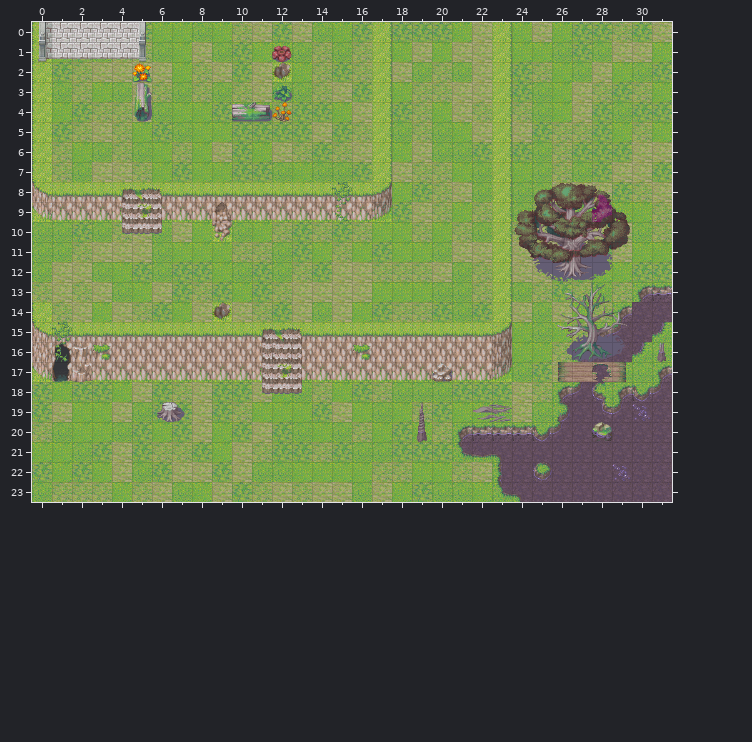
Tiled map: res/map/map-2.tmx. The picture above is the old version.
Cells are 32x32 px. Shown: x 0..31, y 0..23.
Once edited:
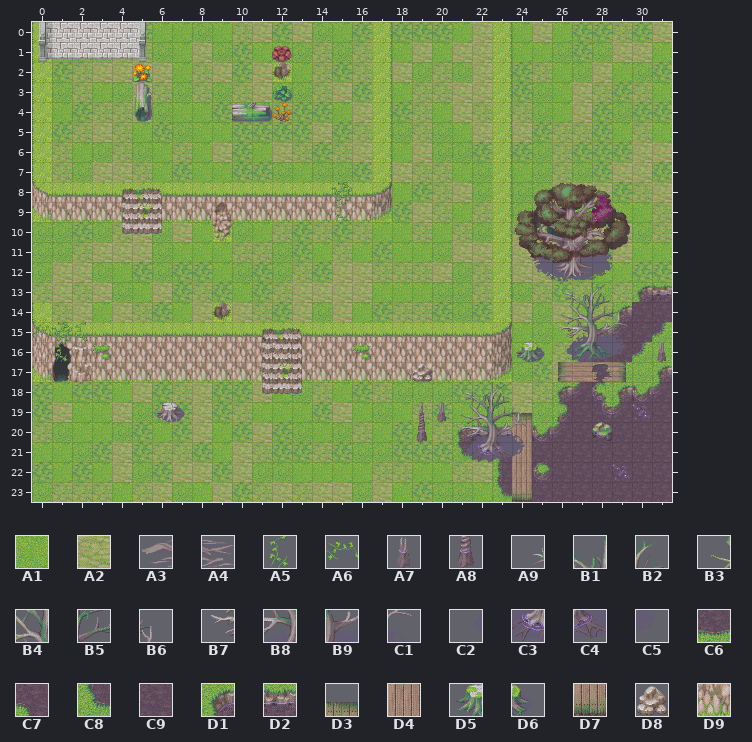
Key: from "tileset": A1 552, A2 556, A3 616, A4 617, A5 654, A6 654 turned 90, A7 684, A8 685, A9 716, B1 717, B2 718, B3 748, B4 749, B5 750, B6 751, B7 780, B8 781, B9 782, C1 783, C2 812, C3 813, C4 814, C5 815, C6 841, C7 842, C8 844, C9 873, D1 876, D2 905, D3 911, D4 943, D5 973, D6 974, D7 975, D8 1353, D9 1358.
__ is an empty cell.
Tiles replaced or removed in this view: A1, A2, A3, A4, C6, C7, C8, C9, D1, D2, D8, D9.
Changes in this commit:
Changed rows in their new state; .. is an unchanged cell.
Layer "floor-2":
first column x 19:
17 D9 .. .. .. .. ..
19 .. .. .. .. .. D3
20 .. .. .. .. .. D4
21 .. .. .. .. .. D4
Layer "block-1":
first column x 19:
16 .. .. .. .. .. D5 D6
17 D8 .. .. .. .. .. ..
19 .. A7 .. .. .. D3 ..
20 A8 .. B7 B8 B9 C1 ..
21 .. .. C2 C3 C4 C5 ..
22 .. .. .. .. .. D4 ..
23 .. .. .. .. .. D7 ..
Layer "sky":
first column x 0:
15 A6 .. A5 .. .. .. .. .. .. .. .. .. .. .. .. .. .. .. .. .. .. .. .. .. ..
17 .. .. .. .. .. .. .. .. .. .. .. .. .. .. .. .. .. .. .. .. __ .. .. .. ..
18 .. .. .. .. .. .. .. .. .. .. .. .. .. .. .. .. .. .. .. .. .. A9 B1 B2 ..
19 .. .. .. .. .. .. .. .. .. .. .. .. .. .. .. .. .. .. .. .. .. B3 B4 B5 B6
Changed places in both pictures, as pixel boxes (x1, y1, x2, y2):
added: (32, 325, 52, 338)
added: (75, 322, 88, 342)
changed: (516, 342, 545, 362)
changed: (412, 363, 532, 502)
